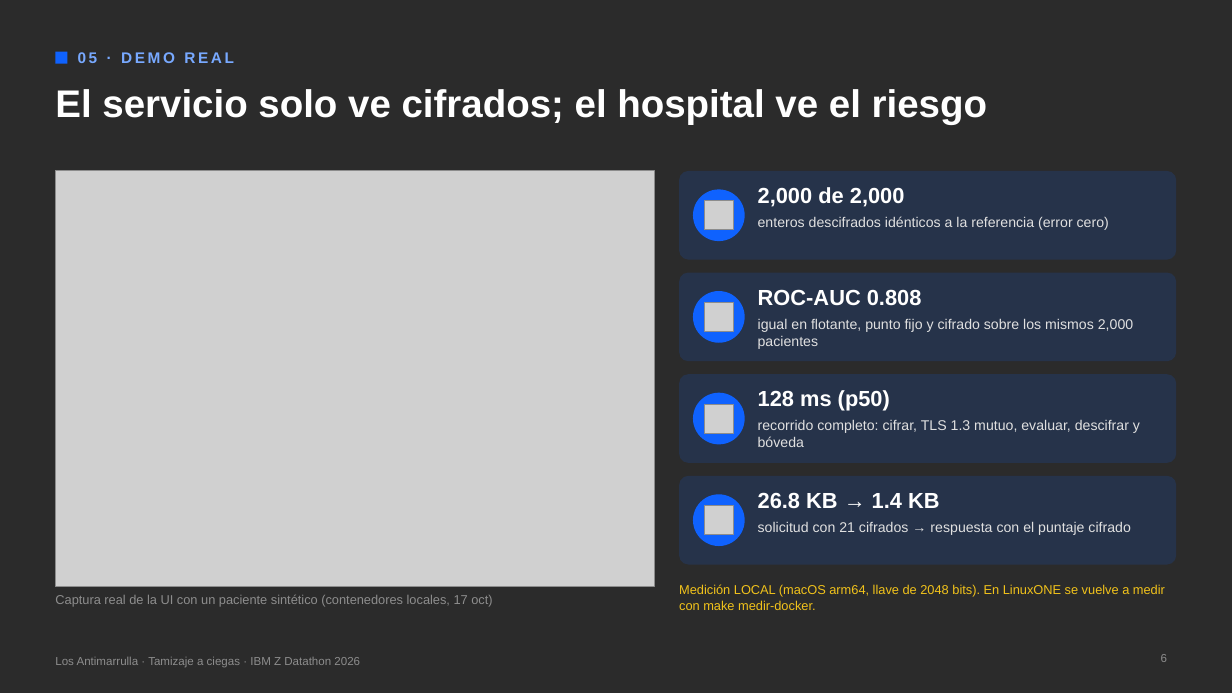
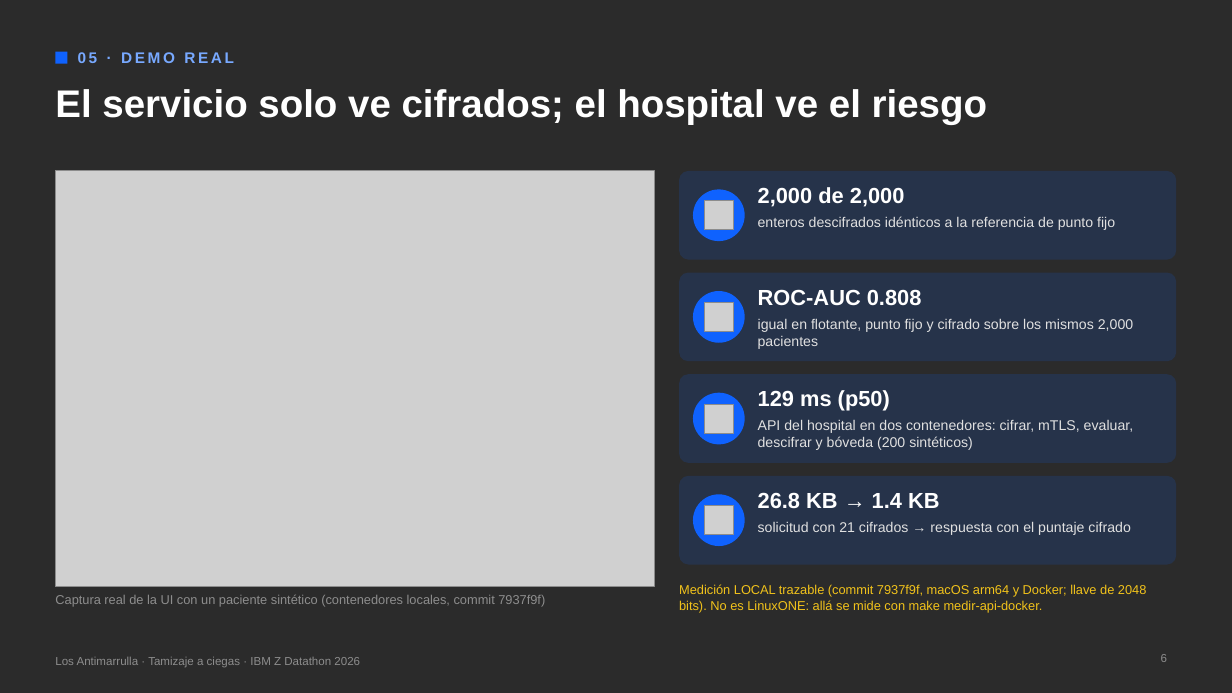
Before and after one commit to UACJ-MIAAD/antimarrulla-ibmz-datathon-2026, a slide deck: slide 6 of submission/Los_Antimarrulla_Pitch_Tamizaje.pptx. Drawn at 1232x693 pixels with LibreOffice and Linux fonts; fonts in the diff are those of the drawing; grey boxes stand for pictures; background and template pictures are left out; a plain dark background stands for a picture behind light text. Boxes give left, top, right and bottom in pixels: in the first picture for what was removed or moved away, otherwise in the second. Text is boxed around its words. In the diff, an @@ line names an element or a change of style, - is before the commit and + after.

Commit message:
docs: una sola descripción del sistema (bóveda en el hospital, sin CPACF ni escala no medidos), contrato único, ENSANUT como modelo reducido aparte, E5 con evaluación real y deck regenerado (auditoría 3: F04, F09)

```diff
--- a/submission/Los_Antimarrulla_Pitch_Tamizaje.pptx
+++ b/submission/Los_Antimarrulla_Pitch_Tamizaje.pptx
@@ text at (x1=758, y1=216, x2=1115, y2=230): text changed @@
-enteros descifrados idénticos a la referencia (error cero)
+enteros descifrados idénticos a la referencia de punto fijo
@@ text at (x1=758, y1=390, x2=890, y2=411): text changed @@
-128 ms (p50)
+129 ms (p50)
@@ text at (x1=758, y1=420, x2=1134, y2=450): text changed @@
-recorrido completo: cifrar, TLS 1.3 mutuo, evaluar, descifrar y bóveda
+API del hospital en dos contenedores: cifrar, mTLS, evaluar, descifrar y bóveda (200 sintéticos)
@@ text at (x1=55, y1=594, x2=545, y2=607): text changed @@
-Captura real de la UI con un paciente sintético (contenedores locales, 17 oct)
+Captura real de la UI con un paciente sintético (contenedores locales, commit 7937f9f)
@@ text at (x1=679, y1=584, x2=1146, y2=613): text changed @@
-Medición LOCAL (macOS arm64, llave de 2048 bits). En LinuxONE se vuelve a medir con make medir-docker.
+Medición LOCAL trazable (commit 7937f9f, macOS arm64 y Docker; llave de 2048 bits). No es LinuxONE: allá se mide con make medir-api-docker.
```
Also in this commit, not shown: 3 other slides changed, 15 other files.
